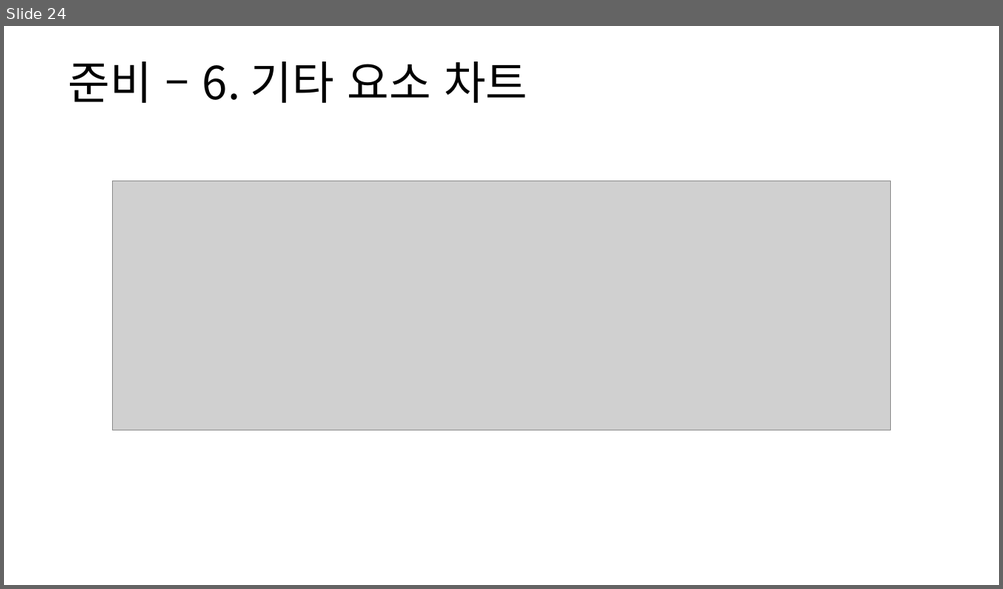
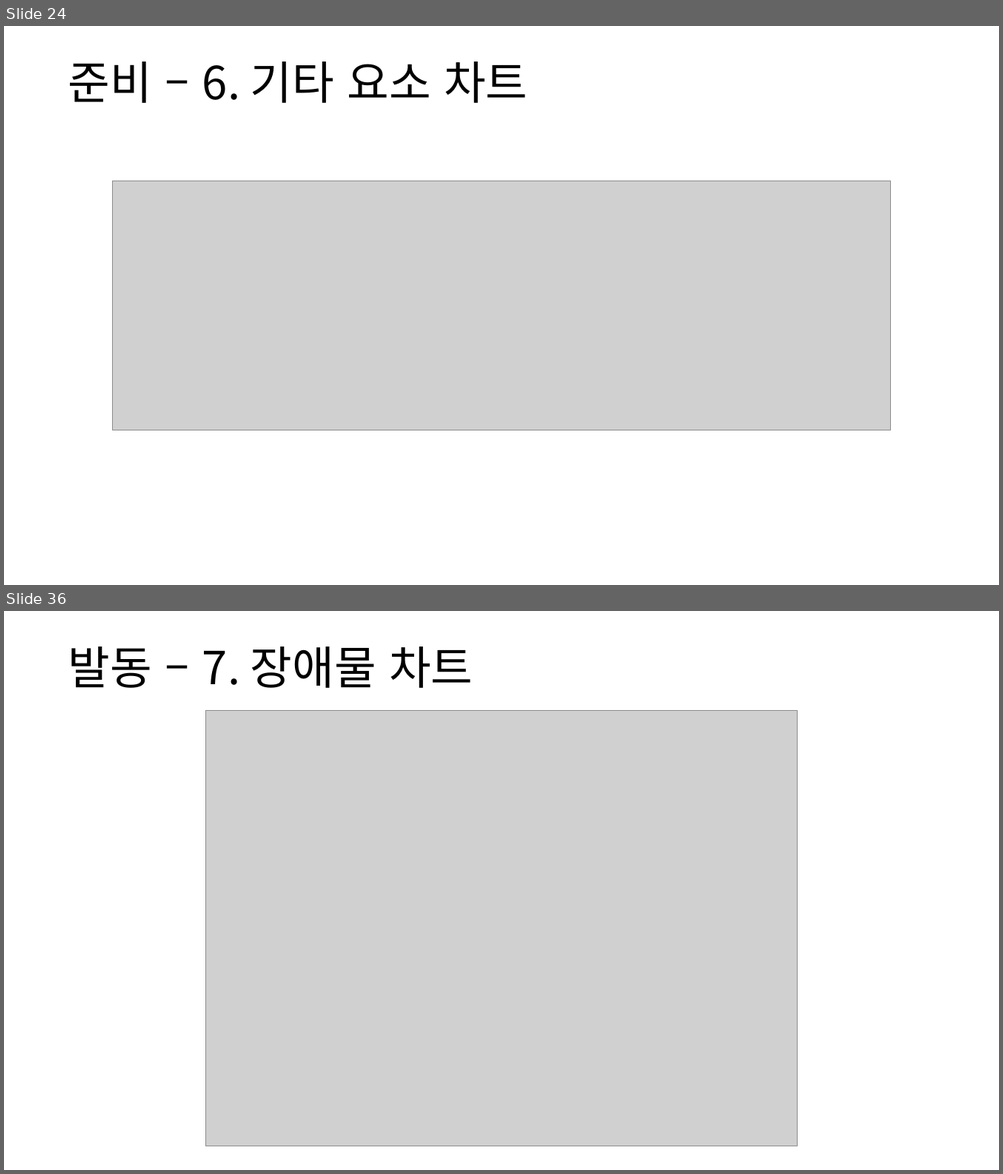
Before and after one commit to yjk0401/unityenginebasic_9th, a slide deck: 기획/방랑엽사전/스킬 시스템 기획서.pptx. Shown one above the other, each under a label of ours: slide 24 before the commit, slides 24 and 36 after it; the slides between them are not shown. The pictures are 1003x589 and 1003x1174 pixels, drawn with LibreOffice and Linux fonts; fonts in the diff are those of the drawing; grey boxes stand for pictures. Boxes give left, top, right and bottom in pixels: in the first picture for what was removed or moved away, otherwise in the second. Text is boxed around its words. In the diff, an @@ line names an element or a change of style, - is before the commit and + after.

```diff
--- a/기획/방랑엽사전/스킬 시스템 기획서.pptx
+++ b/기획/방랑엽사전/스킬 시스템 기획서.pptx
@@ slide 36 added at [4,611,999,1170], background #FFFFFF @@
@@ text added at [68,647,472,688], 44 pt, text #000000 @@
+발동 – 7. 장애물 차트
@@ picture added at [205,711,797,1147] @@
```
Also in this commit, not shown: 1 slide changed, 13 other slides added, 10 other files.
